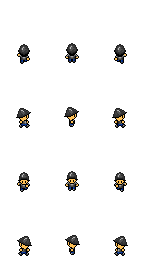
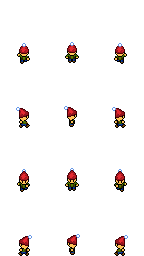
Before/after of a (144, 256) layered artwork. What changed in the layer stack:
showed "hat-deco" over [16, 42, 128, 239]
showed "hat--red" over [19, 43, 125, 246]
hid "helmet" over [16, 43, 128, 246]
showed "outfit-green" over [18, 53, 126, 255]
hid "outfit_armor" over [18, 53, 126, 255]
added layer "body-light-f" above "body-light" over [17, 53, 127, 255]
hid "body-light" over [17, 53, 127, 255]
